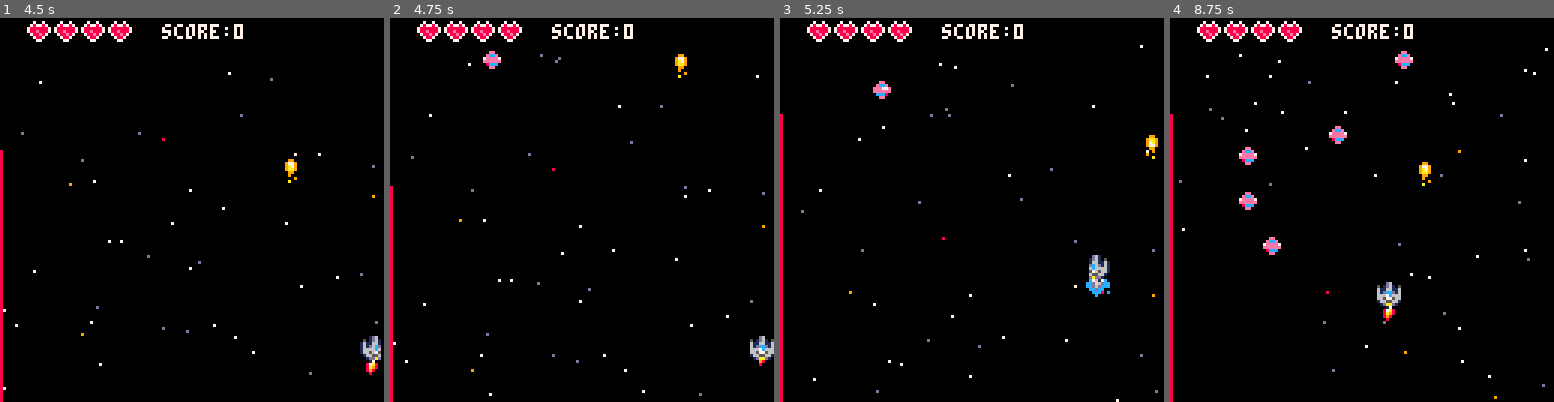
Above: before the commit, frames 1-4 (left to right).
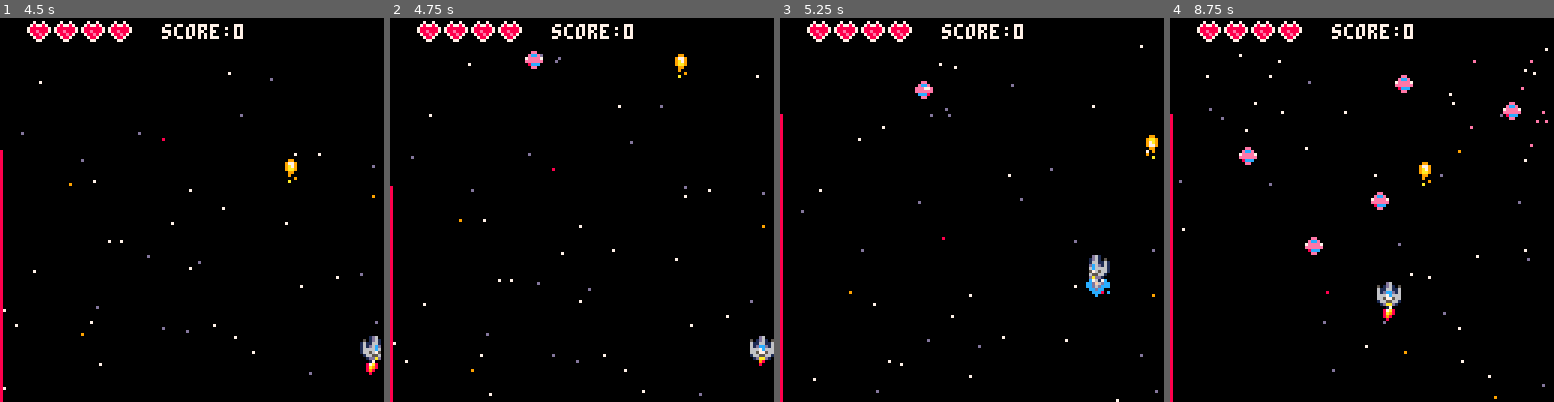
Above: after the commit, the same moments.

Repository: eduszesz/shmup
Game: PICO-8 cartridge myshmup.p8
Same seed, same stepped clock (60 frames per second), same inputs: the game is played once before the commit and once after it.
Inputs:
- Up to frame 1 (4.5 s): tap X (X key) at 0.33, 1.07, 1.85, 2.97, 4.08 s; tap O (Z key) at 0.7, 1.7, 2.1, 2.5, 2.9, 3.3, 3.7, 4.1 s; hold Right 1.6-2.1 s; hold Up 2.15-2.42 s; hold Right 2.47-3.03 s; hold Left 3.08-3.58 s; hold Down 3.63-3.97 s; hold Right from 4.02 s (still down)
- Up to frame 2 (4.75 s): tap O (Z key) at 4.5 s; release Right at 4.68 s; hold Up from 4.73 s (still down)
- Up to frame 3 (5.25 s): tap O (Z key) at 4.9 s; release Up at 5.03 s; hold Left from 5.08 s (still down); tap X (X key) at 5.2 s
- Up to frame 4 (8.75 s): tap O (Z key) every 0.4 s from 5.3 to 8.5 s; release Left at 5.68 s; hold Down 5.73-6.03 s; hold Right 6.08-6.58 s; tap X (X key) at 6.32, 7.43, 8.55 s; hold Right 6.63-7.13 s; hold Up 7.18-7.45 s; hold Right 7.5-8.07 s; hold Left 8.12-8.62 s; hold Down from 8.67 s (still down)

Frame 1 is identical in both runs. In frame 2, 0.3% of the frame differs, in the area x 24-40%, y 8-14%; in frame 3, 0.3%; in frame 4, 1.2%, in the area x 17-99%, y 8-62%.

Commit message:
levels tweak

Diff:
--- a/myshmup.p8
+++ b/myshmup.p8
@@ -8,7 +8,7 @@
 	t=0
 	wtimer=90 --wave timer
 	dtimer=60 --ship death timer
-	enec=1
+	enc=1
 	cwave=1
 	lwave=9
 	debug=""
@@ -193,7 +193,7 @@
 	cprint("press x/❎ to start",63,64,1)
 	cprint("press x/❎ to start",63,65,1)
 	cprint("press x/❎ to start",64,64,cl)
-	print("v0.35",100,120,1)
+	print("v0.36",100,120,1)
 end
 
 function draw_game()
@@ -404,8 +403,8 @@
 			end
 
 			if e.typ==16 then
-				e.x=64+50*cos(e.f+t/100)
-				e.y=68+50*sin(e.f+t/100)
+				e.x=64+40*cos(e.f+t/100)
+				e.y=68+40*sin(e.f+t/100)
 				if t%60==0 then
 					local a=atan2(68-e.y,64-e.x)
 					e.imm=true
@@ -476,8 +475,8 @@
 			end
 
 			if e.y>128 then
-				e.y=-100
-				e.tgy=15
+				e.y=-15
+				--e.tgy=15
 				e.md="fly"
 			end
 		end
@@ -1103,7 +1102,7 @@
 	end
 	if cwave==4 then
 		local lvl={{8,8,8,8,8},
-												{20,8,8,8,20},
+												{12,8,8,8,12},
 												{20,8,8,8,20},
 												{8,8,8,8,8}}
 		local size=#lvl[1]*#lvl
@@ -1111,7 +1110,7 @@
 	end
 	if cwave==5 then
 		local lvl={{8,24,8,24,8},
-												{24,8,8,8,24},
+												{8,8,8,8,8},
 												{8,8,8,8,8},
 												{12,24,8,24,12}}
 		local size=#lvl[1]*#lvl
@@ -1128,8 +1127,8 @@
 	if cwave==7 then
 		local lvl={{12,20,8,20,12},
 												{20,24,8,24,20},
-												{24,24,8,24,24},
-												{12,8,8,8,12}}
+												{8,8,8,8,8},
+												{12,24,8,24,12}}
 		local size=#lvl[1]*#lvl
 		placeenemies(lvl,size)
 	end
@@ -1151,18 +1150,14 @@
 
 function placeenemies(_lvl,size)
 	local lvl=_lvl
-	for i=1,#lvl[1] do
-			for j=1, #lvl do
+	for j=1,#lvl do
+			for i=1, #lvl[1] do
 				if #enemies<size then
 					local dx=0
-					local dy=0
 					if j%2==0 then
 						dx=8
 					end
-					if i%2==0 then
-						dy=8
-					end
-					mkenemy(lvl[j][i],dx+i*22,15+dy)
+					mkenemy(lvl[j][i],dx+i*22,6+j*9)
 				end
 			end
 		end
